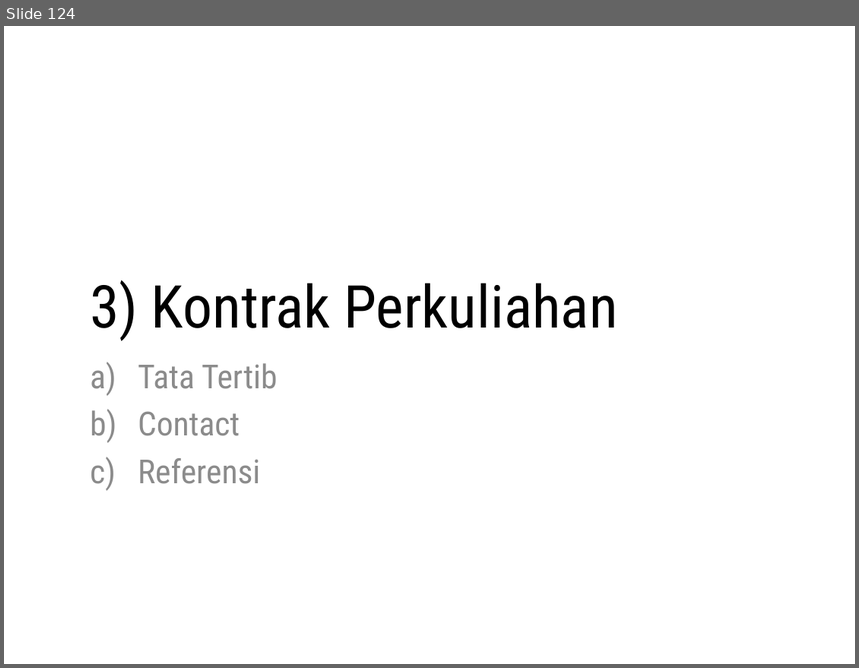
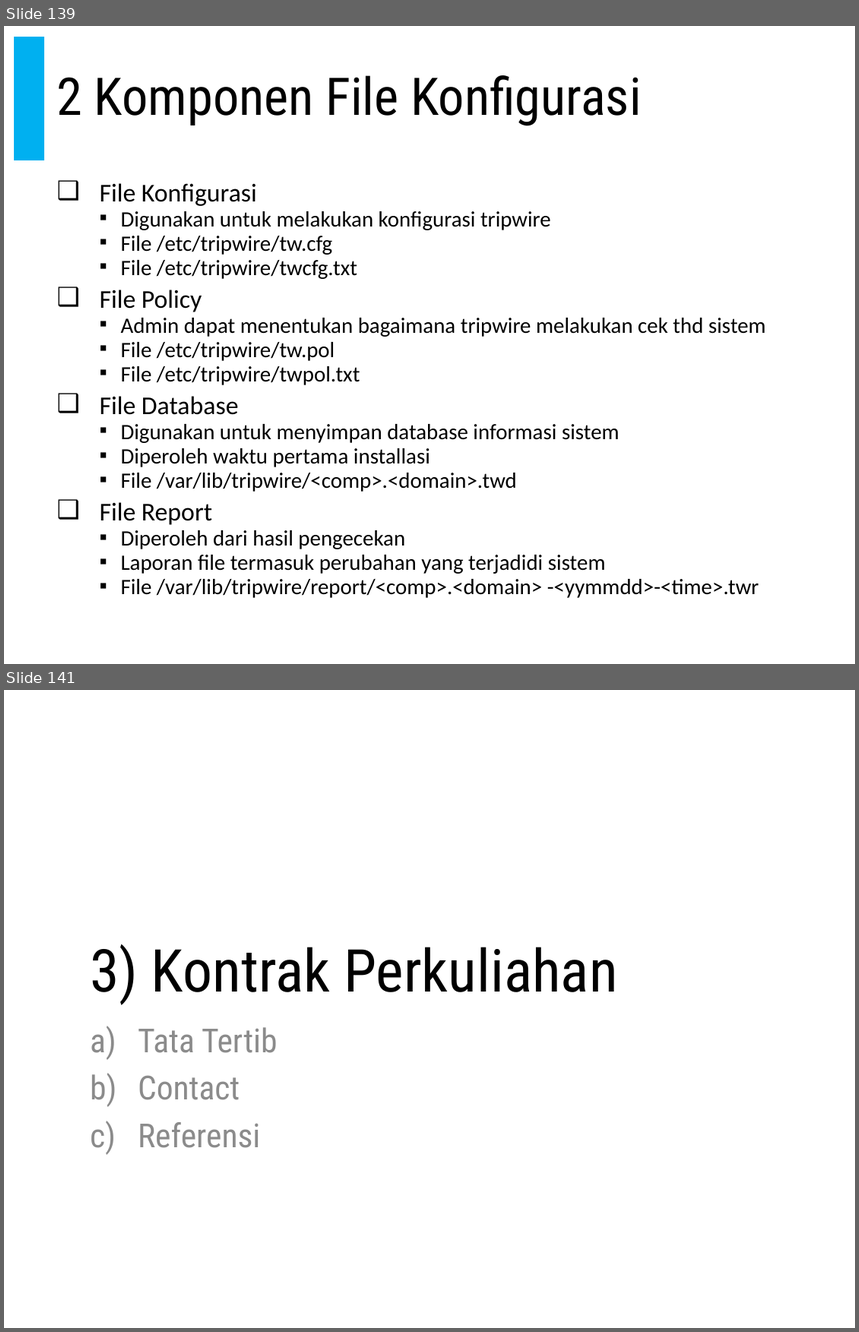
Before and after one commit to doniaft/Keamanan-Informasi, a slide deck: 1. Bahan Ajar/06. Keamanan Informasi - Firewall dan Intrusion Detection System.pptx. Shown one above the other, each under a label of ours: slide 124 before the commit, slides 139 and 141 after it; the slides between them are not shown. The pictures are 859x668 and 859x1332 pixels, drawn with LibreOffice and Linux fonts; fonts in the diff are those of the drawing. Boxes give left, top, right and bottom in pixels: in the first picture for what was removed or moved away, otherwise in the second. Text is boxed around its words. In the diff, an @@ line names an element or a change of style, - is before the commit and + after.

```diff
--- a/1. Bahan Ajar/06. Keamanan Informasi - Firewall dan Intrusion Detection System.pptx
+++ b/1. Bahan Ajar/06. Keamanan Informasi - Firewall dan Intrusion Detection System.pptx
@@ slide 139 added at (4, 26, 855, 664), background #FFFFFF; not listed: 1 template element that a slide beside it also shows @@
@@ rectangle added at (15, 37, 44, 161), fill #00B0F0, outline #00B0F0 1 pt @@
@@ title added at (57, 75, 641, 126), 44 pt, text #000000 @@
+2 Komponen File Konfigurasi
@@ text added at (100, 183, 766, 598), 18.6 pt, text #000000 @@
+❑ File Konfigurasi
+  ▪ Digunakan untuk melakukan konfigurasi tripwire
+  ▪ File /etc/tripwire/tw.cfg
+  ▪ File /etc/tripwire/twcfg.txt
+❑ File Policy
+  ▪ Admin dapat menentukan bagaimana tripwire melakukan cek thd sistem
+  ▪ File /etc/tripwire/tw.pol
+  ▪ File /etc/tripwire/twpol.txt
+❑ File Database
+  ▪ Digunakan untuk menyimpan database informasi sistem
+  ▪ Diperoleh waktu pertama installasi
+  ▪ File /var/lib/tripwire/<comp>.<domain>.twd
+❑ File Report
+  ▪ Diperoleh dari hasil pengecekan
+  ▪ Laporan file termasuk perubahan yang terjadidi sistem
+  ▪ File /var/lib/tripwire/report/<comp>.<domain> -<yymmdd>-<time>.twr
@@ what was slide 124 is now slide 141 @@
```
Also in this commit, not shown: 17 slides changed, 16 other slides added.
